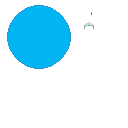
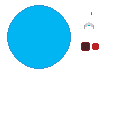
Comparing the layer stacks of the two 128px x 128px images. Changes:
added layer "Healthbar Background" above "Planet" over [81, 42, 99, 51]
